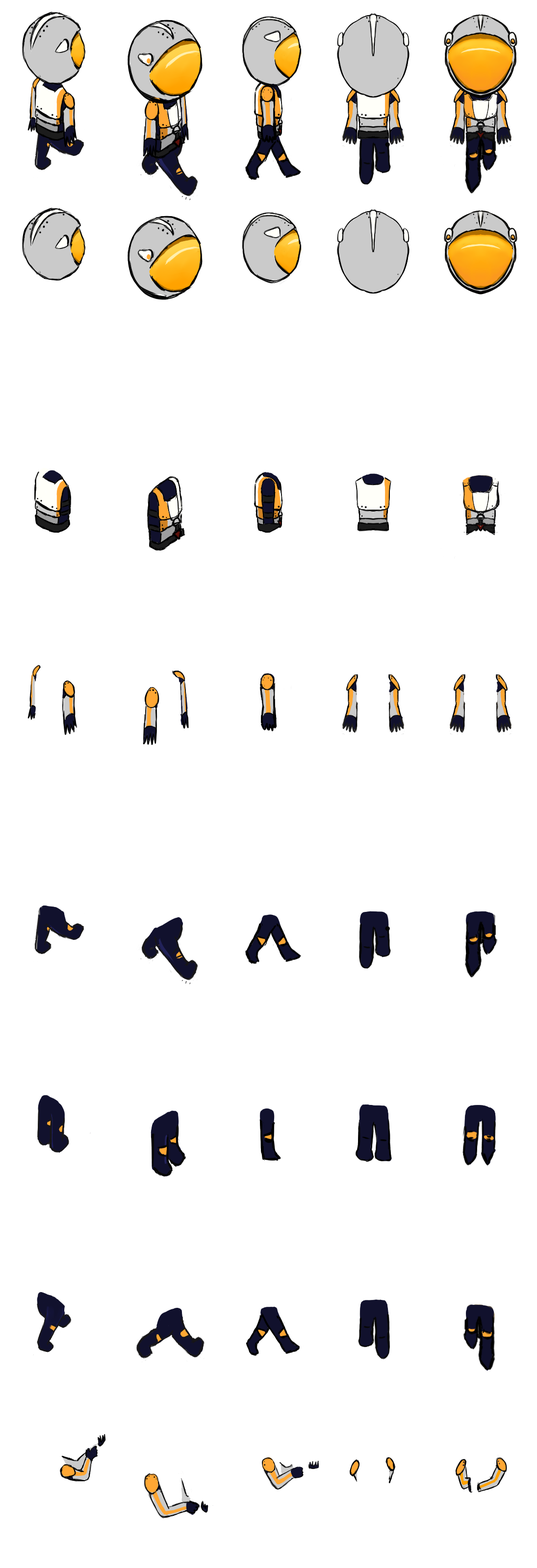
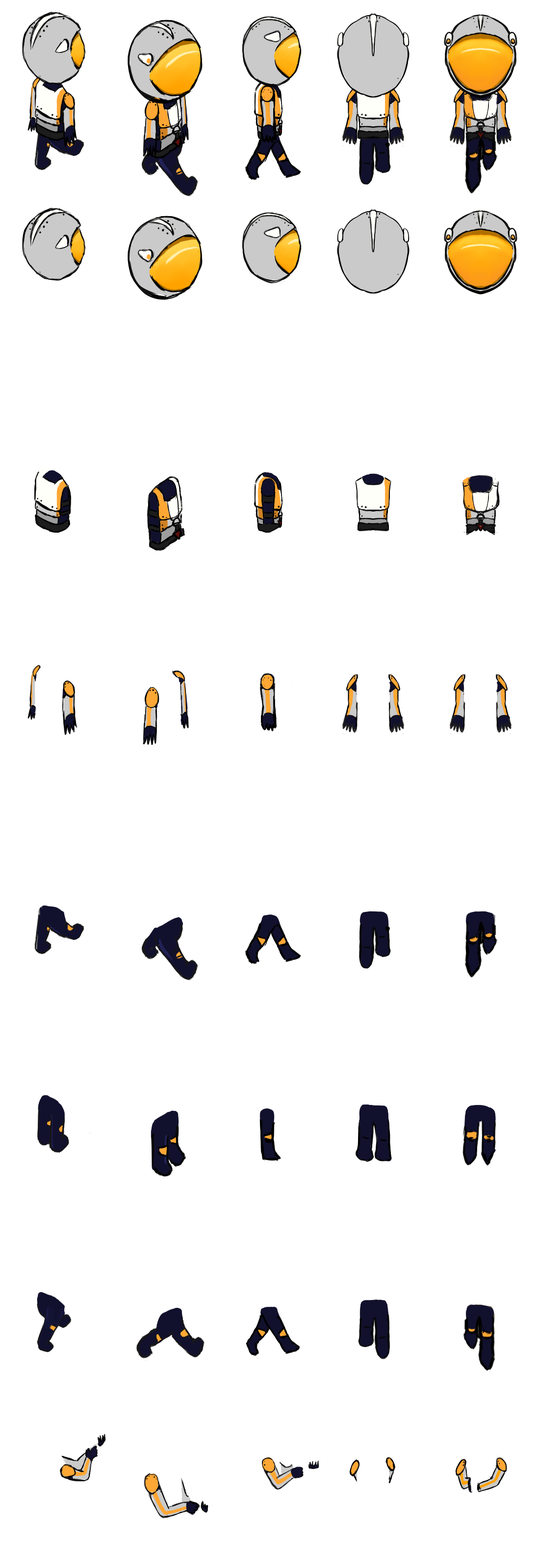
Before/after of a 537x1568 layered artwork. What changed in the layer stack:
painted on "lines legs right" over [140, 954, 191, 985]
